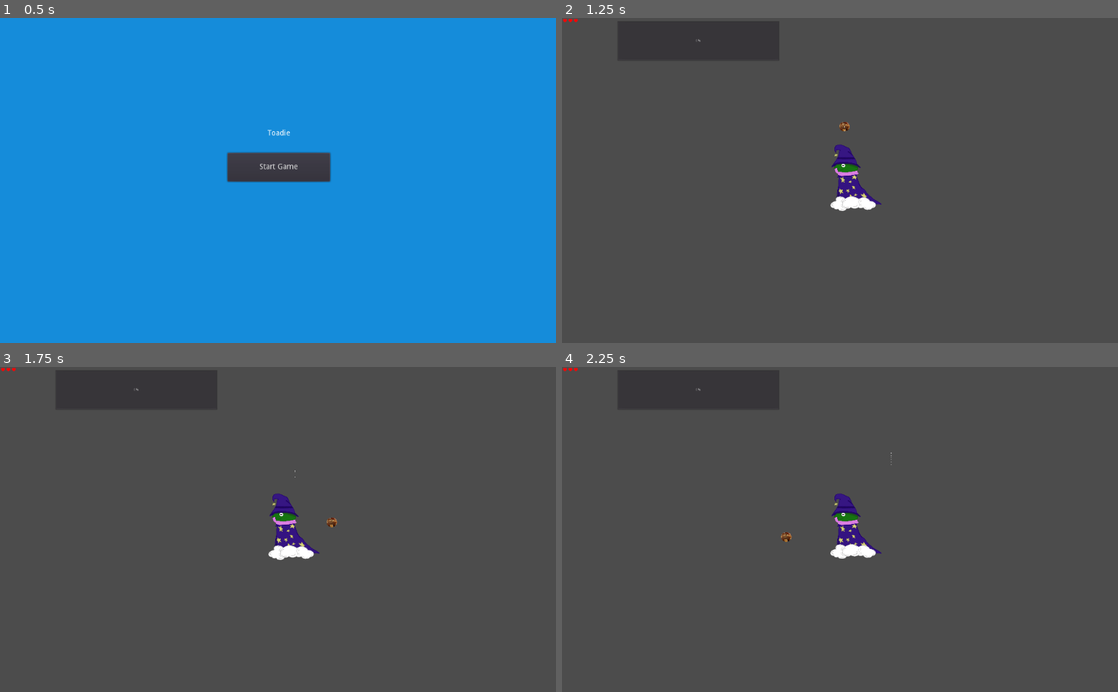
Above: before the commit, frames 1-4 (two rows, left to right).
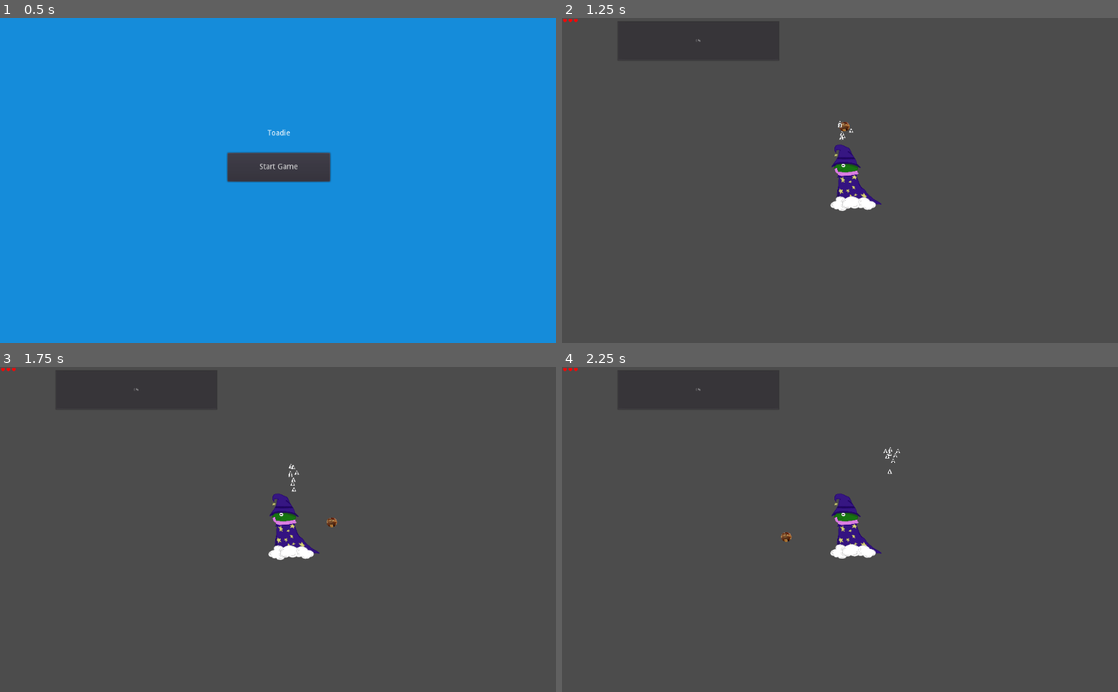
Above: after the commit, the same moments.

Repository: tylercchase/toadie
Game: Godot game, scene res://Scenes/UI/Main Menu.tscn
Same seed, same stepped clock (60 frames per second), same inputs: the game is played once before the commit and once after it.
Inputs (mouse positions are in pixels of both pictures, inside the frame that each line leads up to):
- Up to frame 1 (0.5 s): no input
- Up to frame 2 (1.25 s): click "Start Game" at 0.5 s
- Up to frame 3 (1.75 s): tap Enter at 1.25 s; move the mouse to (400, 513) at 1.27 s; hold D (right) from 1.28 s (still down); click (400, 513) at 1.35 s
- Up to frame 4 (2.25 s): move the mouse to (728, 545) at 2.02 s; release D (right) at 2.03 s; hold S (down) from 2.03 s (still down); click (728, 545) at 2.1 s

Frame 1 is identical in both runs. In frame 2, less than 0.1% of the frame differs, in the area x 49-53%, y 31-38%; in frame 3, less than 0.1%; in frame 4, less than 0.1%, in the area x 57-61%, y 24-33%.

Commit message:
random textures

Diff:
--- a/Scenes/Projectiles/Projectile.tscn
+++ b/Scenes/Projectiles/Projectile.tscn
@@ -1,13 +1,24 @@
-[gd_scene load_steps=5 format=2]
+[gd_scene load_steps=7 format=2]
 
 [ext_resource path="res://assets/fireball.png" type="Texture" id=1]
 [ext_resource path="res://Scripts/Projectile.gd" type="Script" id=2]
+[ext_resource path="res://assets/triangle_frames.png" type="Texture" id=3]
+
+[sub_resource type="CanvasItemMaterial" id=3]
+particles_animation = true
+particles_anim_h_frames = 4
+particles_anim_v_frames = 1
+particles_anim_loop = false
 
 [sub_resource type="ParticlesMaterial" id=2]
+emission_shape = 1
+emission_sphere_radius = 25.0
 flag_disable_z = true
 gravity = Vector3( 0, 98, 0 )
 orbit_velocity = 0.0
 orbit_velocity_random = 0.0
+anim_offset = 1.0
+anim_offset_random = 1.0
 
 [sub_resource type="CircleShape2D" id=1]
 radius = 48.0104
@@ -21,8 +32,10 @@
 script = ExtResource( 2 )
 
 [node name="Particles2D" type="Particles2D" parent="."]
+material = SubResource( 3 )
 scale = Vector2( 1.02325, 1.04412 )
 process_material = SubResource( 2 )
+texture = ExtResource( 3 )
 
 [node name="Sprite" type="Sprite" parent="."]
 visible = false
